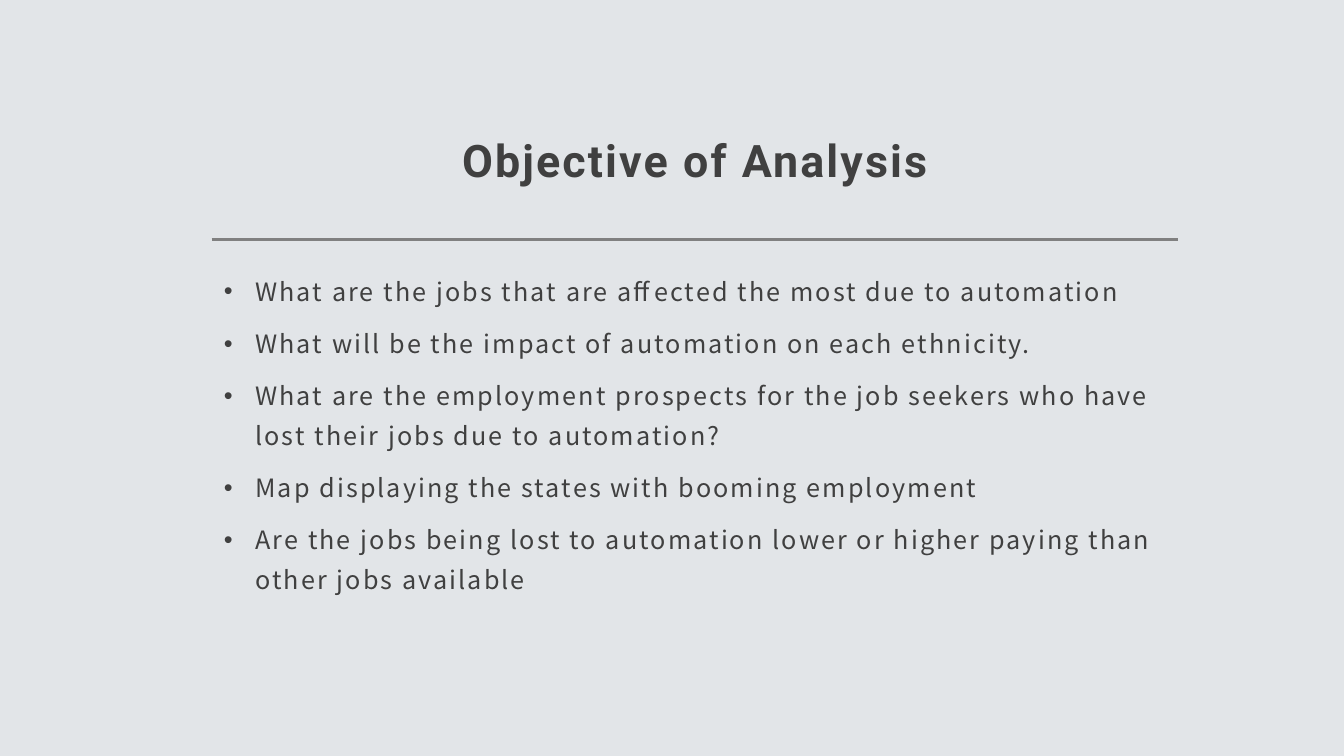
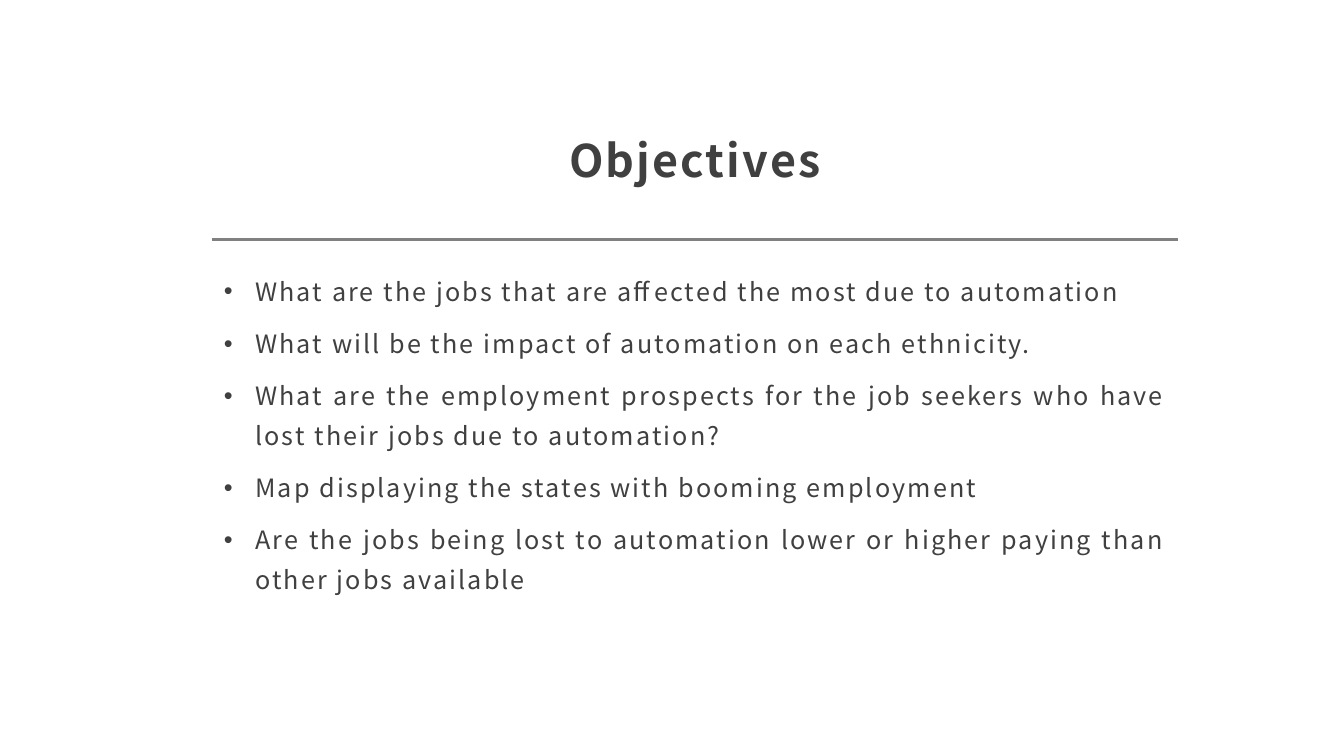
Before and after one commit to vinaya-kusuma/Project1, a slide deck: slide 5 of Project1.pptx (slide 4 before the commit). Drawn at 1344x756 pixels with LibreOffice and Linux fonts; fonts in the diff are those of the drawing. Boxes give left, top, right and bottom in pixels: in the first picture for what was removed or moved away, otherwise in the second. Text is boxed around its words. In the diff, an @@ line names an element or a change of style, - is before the commit and + after.

```diff
--- a/Project1.pptx
+++ b/Project1.pptx
@@ background #E2E5E8 to #FFFFFF @@
@@ title at (569,140,820,188): text changed; font Roboto to Noto Sans CJK JP @@
-Objective of Analysis
+Objectives
@@ text "What are the jobs that ..." at (255,281,1163,595): alignment left to justified @@
```
Also in this commit, not shown: 21 other slides changed, 1 slide added, 3 slides removed.
